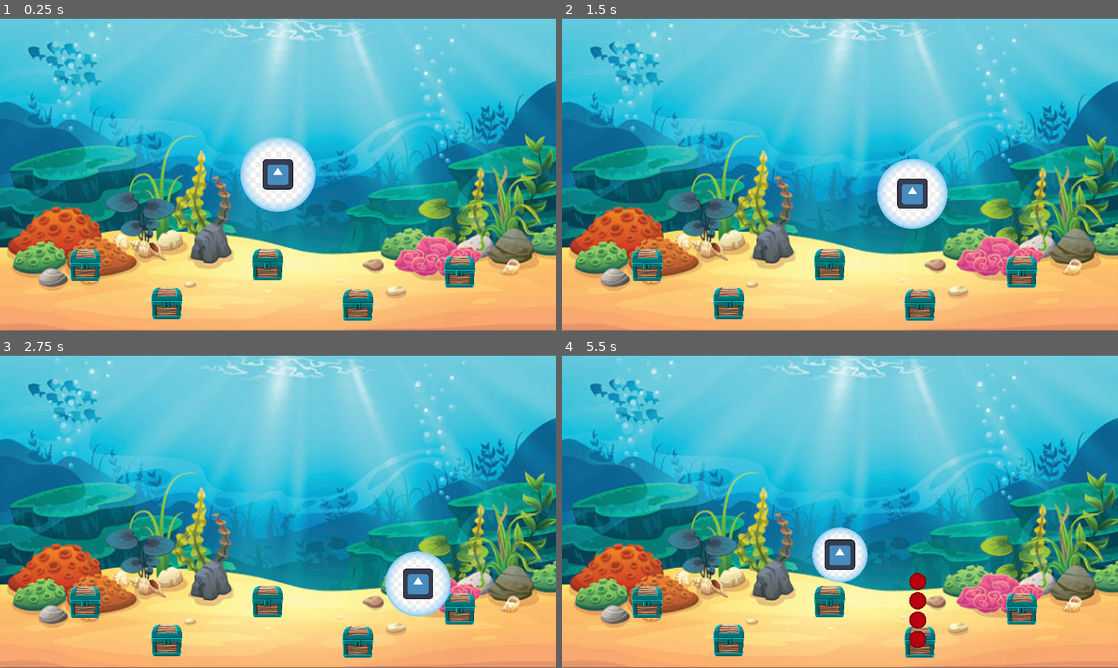
Above: before the commit, frames 1-4 (two rows, left to right).
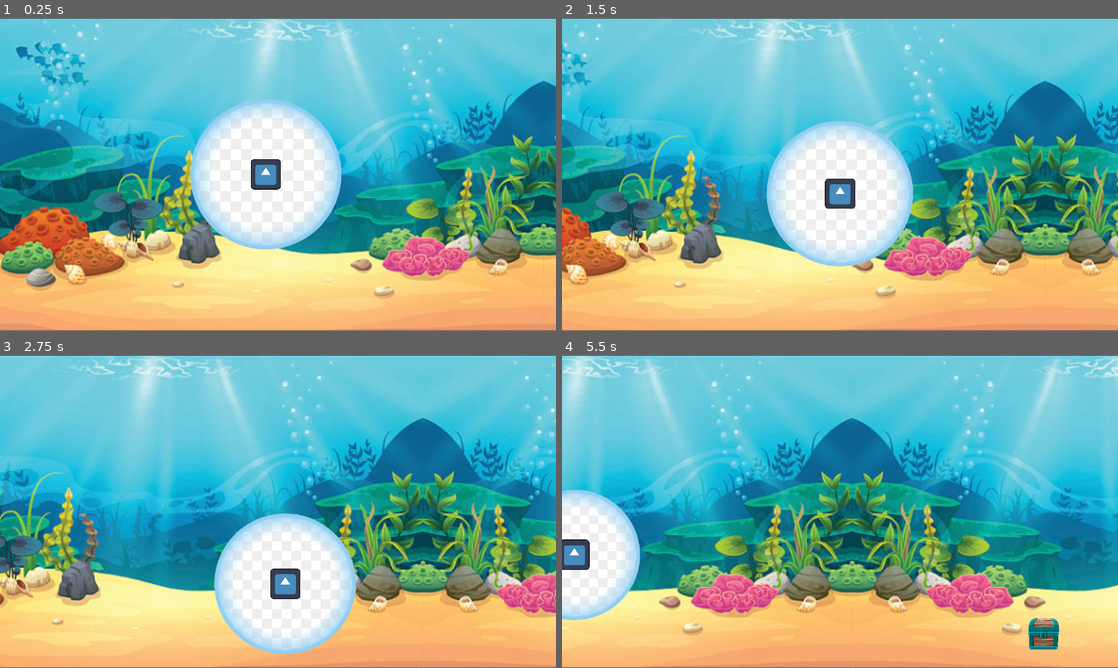
Above: after the commit, the same moments.

Repository: ReyCristian/Babelki
Game: Godot game, scene res://main.tscn
The game is run twice, just before and just after one commit, with the same random seed, the same clock (stepped at 60 frames per second) and the same inputs. The engine's default icon, where the game draws it, is replaced by a stand-in: a white triangle on a blue panel in a dark square.
Inputs:
- Up to frame 1 (0.25 s): no input
- Up to frame 2 (1.5 s): hold Right (ui_right) 0.53-1.28 s; hold Down (ui_down) from 1.28 s (still down)
- Up to frame 3 (2.75 s): release Down (ui_down) at 2.03 s; hold Right (ui_right) from 2.03 s (still down)
- Up to frame 4 (5.5 s): release Right (ui_right) at 2.78 s; hold Up (ui_up) 2.78-3.53 s; hold Left (ui_left) 3.53-5.03 s; hold Down (ui_down) from 5.03 s (still down)

The runs differ from the first frame. In frame 1, 38% of the frame differs, in the area x 0-100%, y 0-100%; in frame 2, 59%; in frame 3, 66%; in frame 4, 76%.

Commit message:
Parallax

Diff:
--- a/Movimiento_fondo.gd
+++ b/Movimiento_fondo.gd
@@ -4,4 +4,5 @@
 
 func _process(delta: float) -> void:
 	$ParallaxLayer.motion_offset.x += -delta * velocidad_movimiento;
+	$"../Agua".position.x += -delta * velocidad_movimiento
 	pass
--- a/generador_de_cofres.gd
+++ b/generador_de_cofres.gd
@@ -7,13 +7,11 @@
 	# Posiciono al jugador (ajusta la posición)
 	var screen_size = $"..".get_viewport_rect().size;
 	var cofre = cofre_scene.instantiate();
-	var colocador_original = $Colocador_Cofre;
-	var nuevo_colocador = colocador_original.instance()
 
-	add_child(nuevo_colocador)
-	nuevo_colocador.add_child(cofre);
-	var pos = nuevo_colocador.global_position;
+	var pos = Vector2(
+		randf_range($Marker2D.global_position.x,$Marker2D2.global_position.x),
+		randf_range($Marker2D.global_position.y,$Marker2D2.global_position.y)
+	)
 
-	remove_child(nuevo_colocador);
-	$"..".add_child(nuevo_colocador);
+	$"..".add_child(cofre);
 	cofre.global_position = pos;
--- a/main.tscn
+++ b/main.tscn
@@ -1,17 +1,30 @@
-[gd_scene load_steps=6 format=3 uid="uid://cce44wngl1yfa"]
+[gd_scene load_steps=5 format=3 uid="uid://cce44wngl1yfa"]
 
 [ext_resource type="Script" path="res://main.gd" id="1_7jjyr"]
 [ext_resource type="Texture2D" uid="uid://bkj6h1cg44itn" path="res://recursos/entorno/fondo pecera.png" id="2_w1d6x"]
-[ext_resource type="PackedScene" uid="uid://bkast56red7c2" path="res://cofre.tscn" id="3_02qf3"]
 [ext_resource type="Script" path="res://generador_de_cofres.gd" id="4_tw68s"]
 [ext_resource type="Script" path="res://Movimiento_fondo.gd" id="4_w6jmw"]
 
 [node name="Main" type="Node2D"]
+
+[node name="Agua" type="Node2D" parent="."]
 script = ExtResource("1_7jjyr")
+
+[node name="Generador de cofres" type="CanvasLayer" parent="Agua"]
+script = ExtResource("4_tw68s")
+
+[node name="Timer" type="Timer" parent="Agua/Generador de cofres"]
+wait_time = 3.142
+autostart = true
+
+[node name="Marker2D" type="Marker2D" parent="Agua/Generador de cofres"]
+position = Vector2(1230, 471)
+
+[node name="Marker2D2" type="Marker2D" parent="Agua/Generador de cofres"]
+position = Vector2(1232, 614)
 
 [node name="ParallaxBackground" type="ParallaxBackground" parent="."]
 script = ExtResource("4_w6jmw")
-velocidad_movimiento = 0
 
 [node name="ParallaxLayer" type="ParallaxLayer" parent="ParallaxBackground"]
 motion_mirroring = Vector2(2300, 0)
@@ -26,36 +39,4 @@
 scale = Vector2(-1.995, 1.984)
 texture = ExtResource("2_w1d6x")
 
-[node name="Agua" type="Node2D" parent="ParallaxBackground/ParallaxLayer"]
-visible = false
-
-[node name="Generador de cofres" type="CanvasLayer" parent="ParallaxBackground/ParallaxLayer/Agua"]
-visible = false
-script = ExtResource("4_tw68s")
-
-[node name="Timer" type="Timer" parent="ParallaxBackground/ParallaxLayer/Agua/Generador de cofres"]
-wait_time = 3.142
-autostart = true
-
-[node name="Colocador_Cofre" type="VisibleOnScreenEnabler2D" parent="ParallaxBackground/ParallaxLayer/Agua/Generador de cofres"]
-position = Vector2(1212.25, 563)
-scale = Vector2(5.075, 6)
-
-[node name="VisibleOnScreenEnabler2D" type="VisibleOnScreenEnabler2D" parent="ParallaxBackground/ParallaxLayer/Agua"]
-
-[node name="Cofre" parent="ParallaxBackground/ParallaxLayer" instance=ExtResource("3_02qf3")]
-position = Vector2(172, 509)
-
-[node name="Cofre2" parent="ParallaxBackground/ParallaxLayer" instance=ExtResource("3_02qf3")]
-position = Vector2(341, 588)
-
-[node name="Cofre3" parent="ParallaxBackground/ParallaxLayer" instance=ExtResource("3_02qf3")]
-position = Vector2(550, 508)
-
-[node name="Cofre4" parent="ParallaxBackground/ParallaxLayer" instance=ExtResource("3_02qf3")]
-position = Vector2(737, 592)
-
-[node name="Cofre5" parent="ParallaxBackground/ParallaxLayer" instance=ExtResource("3_02qf3")]
-position = Vector2(948, 523)
-
-[connection signal="timeout" from="ParallaxBackground/ParallaxLayer/Agua/Generador de cofres/Timer" to="ParallaxBackground/ParallaxLayer/Agua/Generador de cofres" method="_on_timer_timeout"]
+[connection signal="timeout" from="Agua/Generador de cofres/Timer" to="Agua/Generador de cofres" method="_on_timer_timeout"]
--- a/player.tscn
+++ b/player.tscn
@@ -15,6 +15,7 @@
 script = ExtResource("1_tklb1")
 
 [node name="Area2D" type="Area2D" parent="." node_paths=PackedStringArray("player")]
+scale = Vector2(2, 2)
 script = ExtResource("2_5d8wt")
 "tamaño_minimo" = 100
 player = NodePath("..")
Not shown: 1 places in cofre.tscn that only renumber resources
